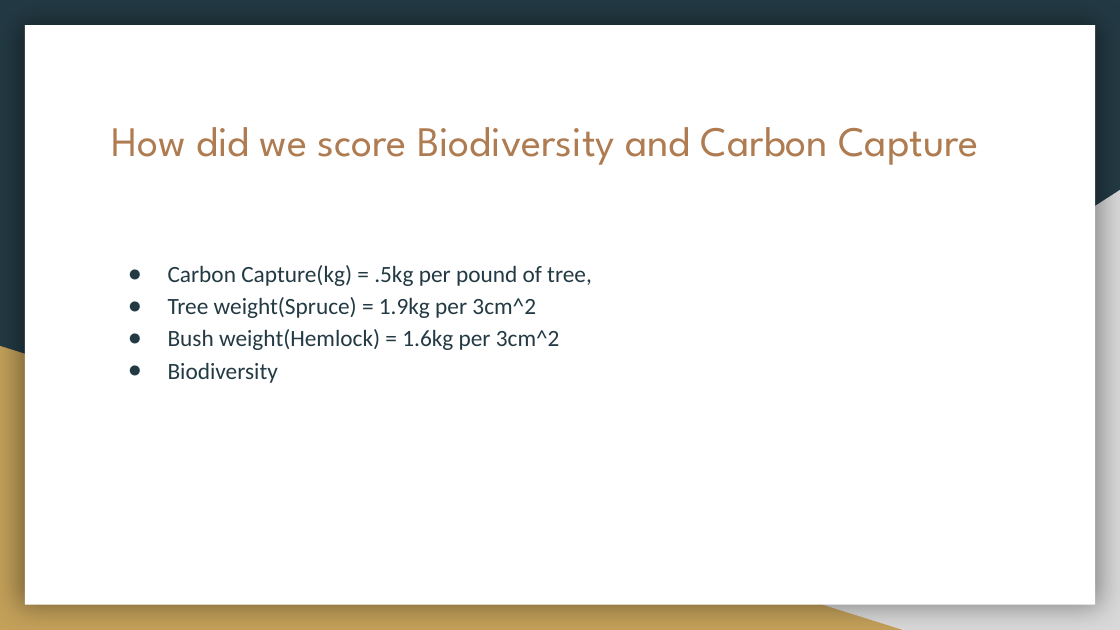
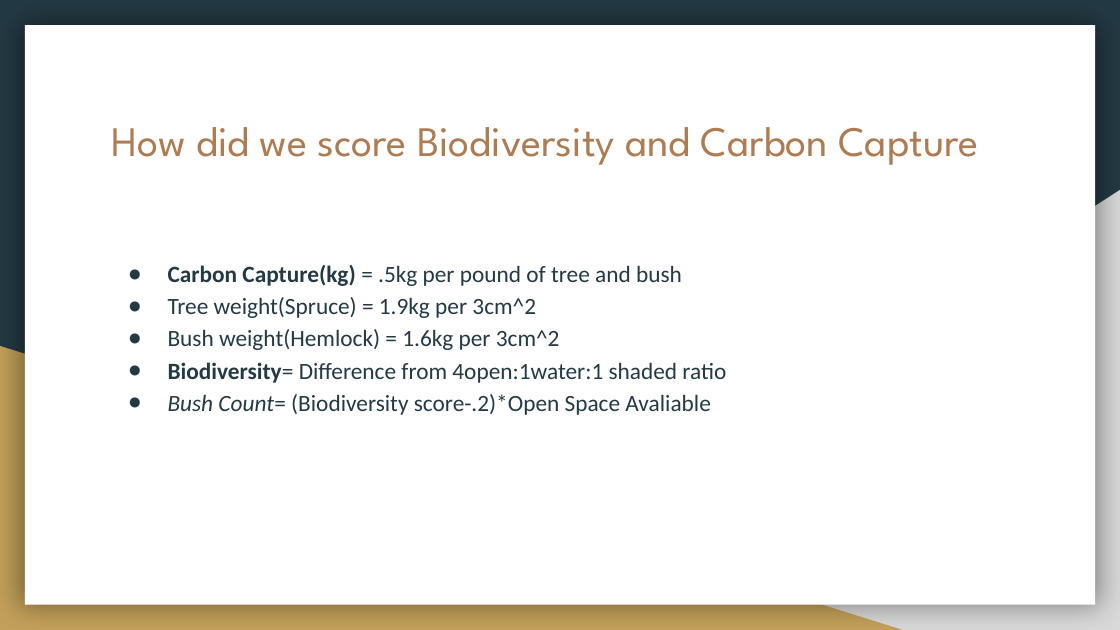
Before and after one commit to liambsulliva/rewilding-planner, a slide deck: slide 6 of Rewilding Project.pptx. Drawn at 1120x630 pixels with LibreOffice and Linux fonts; fonts in the diff are those of the drawing. Boxes give left, top, right and bottom in pixels: in the first picture for what was removed or moved away, otherwise in the second. Text is boxed around its words. In the diff, an @@ line names an element or a change of style, - is before the commit and + after.

Commit message:
new ppt

```diff
--- a/Rewilding Project.pptx
+++ b/Rewilding Project.pptx
@@ text at [168,265,682,286]: text changed @@
-● Carbon Capture(kg) = .5kg per pound of tree,
+● Carbon Capture(kg) = .5kg per pound of tree and bush
@@ text at [168,362,726,415]: text changed @@
-● Biodiversity
+● Biodiversity= Difference from 4open:1water:1 shaded ratio
+● Bush Count= (Biodiversity score-.2)*Open Space Avaliable
```
